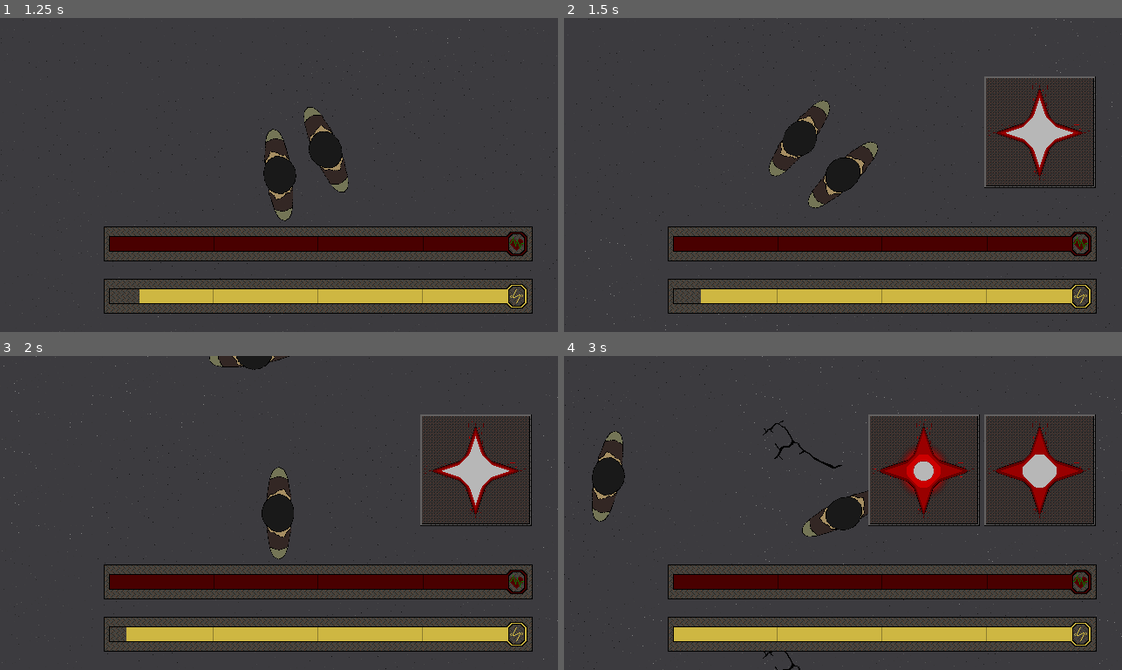
Above: before the commit, frames 1-4 (two rows, left to right).
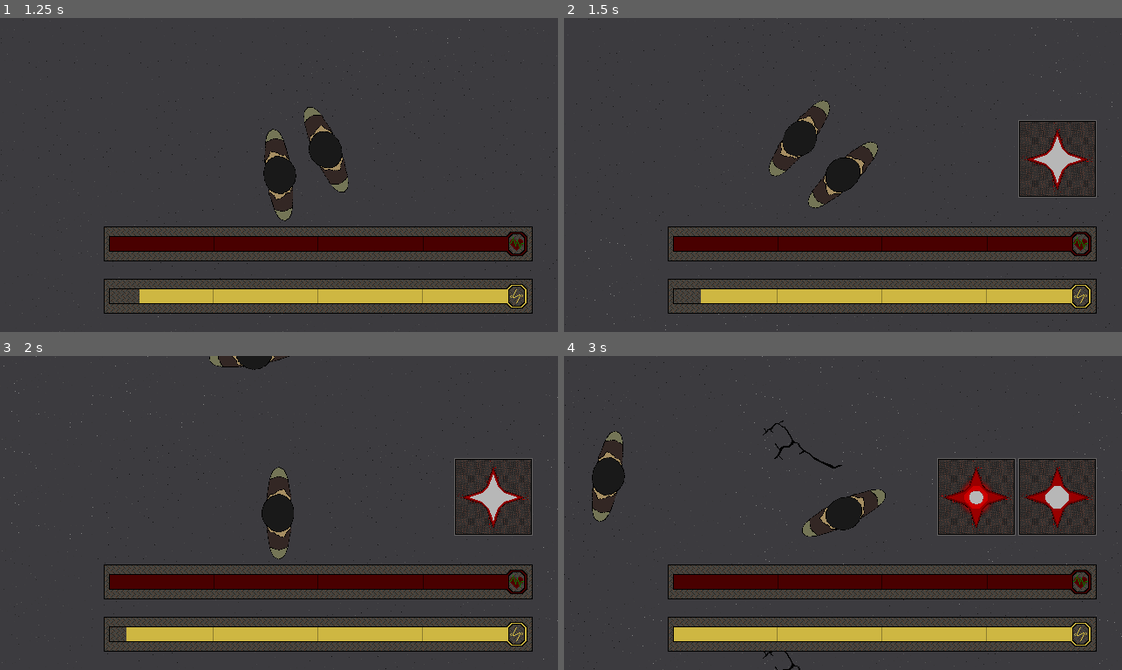
Above: after the commit, the same moments.

Repository: kitoblak/STP
Game: Godot game, scene res://scene/level/level.tscn
The game is run twice, just before and just after one commit, with the same random seed, the same clock (stepped at 60 frames per second) and the same inputs.
Inputs (mouse positions are in pixels of both pictures, inside the frame that each line leads up to):
- Up to frame 1 (1.25 s): tap Enter at 0.5 s; move the mouse to (401, 159) at 0.52 s; hold D (right) from 0.53 s (still down); hold Shift (Run) from 0.53 s (still down)
- Up to frame 2 (1.5 s): move the mouse to (731, 190) at 1.27 s; release D (right) at 1.28 s; release Shift (Run) at 1.28 s; hold S (down) from 1.28 s (still down); tap Z (ability_1) at 1.35 s
- Up to frame 3 (2 s): keep holding S (down)
- Up to frame 4 (3 s): move the mouse to (898, 443) at 2.02 s; release S (down) at 2.03 s; hold D (right) 2.03-2.78 s; hold X (ability_2) 2.03-2.78 s; move the mouse to (815, 575) at 2.77 s; hold W (up) from 2.78 s (still down); tap C (ability_3) at 2.85 s

Frame 1 is identical in both runs. In frame 2, 3.5% of the frame differs, in the area x 75-96%, y 18-58%; in frame 3, 3.5%; in frame 4, 7.6%, in the area x 54-96%, y 18-58%.

Commit message:
states became smaller

Diff:
--- a/scene/ui/states_container.gd
+++ b/scene/ui/states_container.gd
@@ -127,8 +127,8 @@
 	#col = MAX_STATES_PER_ROW - 1 - col
 
 	# Вычисляем координаты
-	var x = get_viewport().get_visible_rect().size.x * 2 * 0.96 - (col + 1) * (STATE_SIZE.x + HORIZONTAL_SPACING)
-	var y = HealthBar.position.y * 2 * 0.85 - row * (STATE_SIZE.y + VERTICAL_SPACING) - STATE_SIZE.y
+	var x = get_viewport().get_visible_rect().size.x * (1/scale.x) * 0.96 - (col + 1) * (STATE_SIZE.x + HORIZONTAL_SPACING)
+	var y = HealthBar.position.y * (1/scale.y) * 0.9 - row * (STATE_SIZE.y + VERTICAL_SPACING) - STATE_SIZE.y
 
 	return Vector2(x, y)
 
--- a/scene/ui/ui.tscn
+++ b/scene/ui/ui.tscn
@@ -45,7 +45,7 @@
 anchors_preset = 0
 offset_right = 40.0
 offset_bottom = 40.0
-scale = Vector2(0.5, 0.5)
+scale = Vector2(0.35, 0.35)
 script = ExtResource("1_t81m0")
 state_textures = Array[Texture2D]([ExtResource("2_wiplj"), ExtResource("3_p21fl"), ExtResource("4_4e0l7")])
 durations = Array[float]([1.0, 2.0, 3.0])
